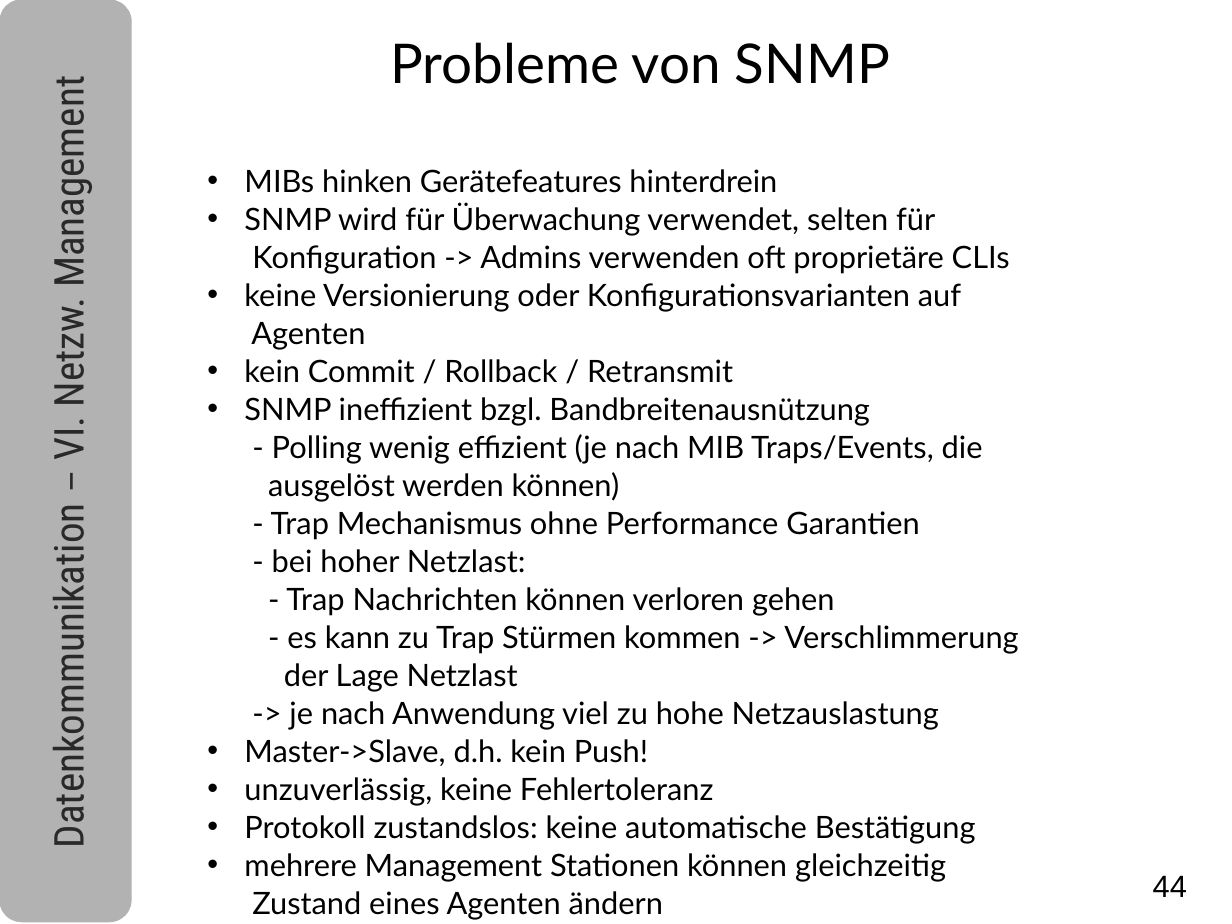
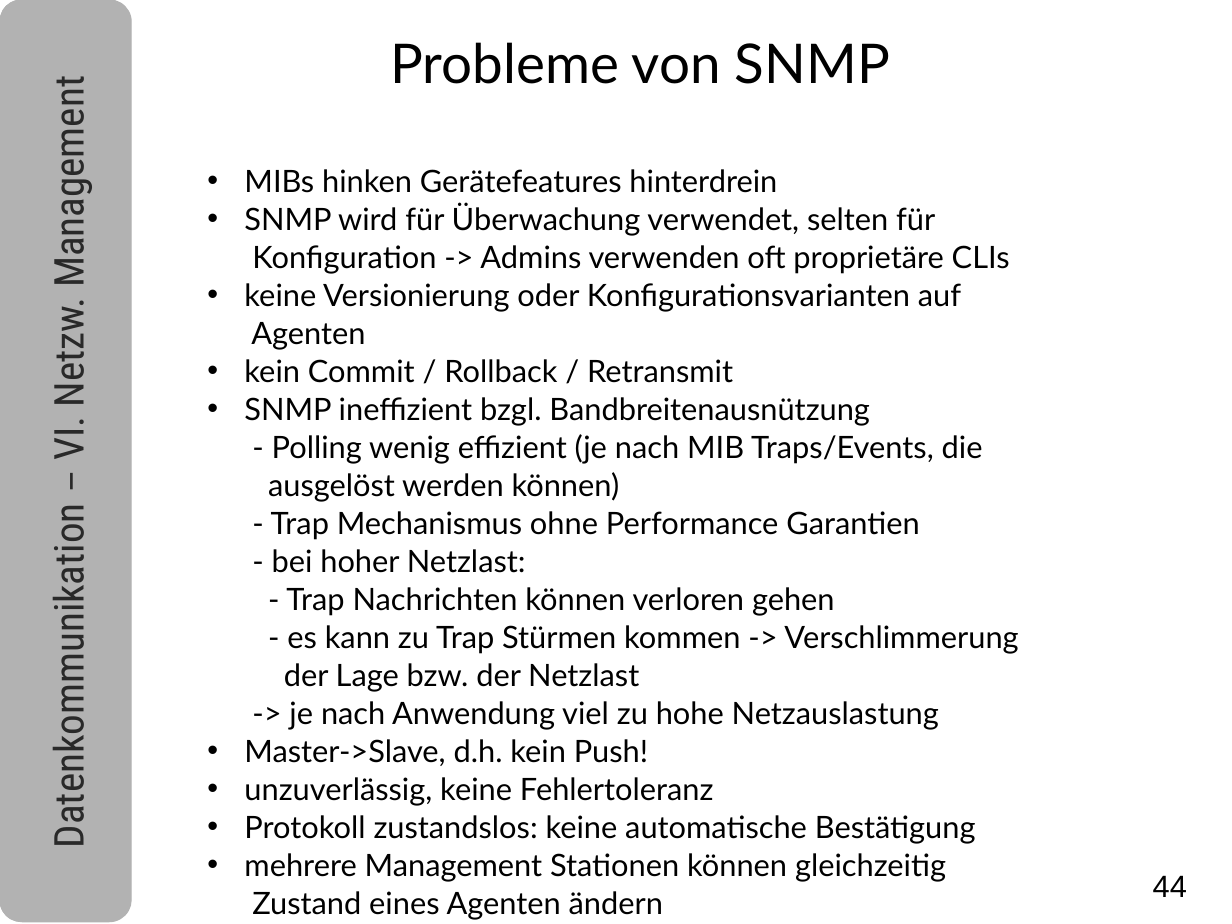
Before and after one commit to tpo/Datenkomm_Skripte, a slide deck: slide 44 of Datenkommunikation_6_Netzwerk_Management_V1.8.odp. Drawn at 1232x924 pixels with LibreOffice and Linux fonts; fonts in the diff are those of the drawing. Boxes give left, top, right and bottom in pixels: in the first picture for what was removed or moved away, otherwise in the second. Text is boxed around its words. In the diff, an @@ line names an element or a change of style, - is before the commit and + after.

```diff
--- a/Datenkommunikation_6_Netzwerk_Management_V1.8.odp
+++ b/Datenkommunikation_6_Netzwerk_Management_V1.8.odp
@@ text at [244,397,1018,730]: text changed @@
-• SNMP ineffizient bzgl. Bandbreitenausnützung
-  - Polling wenig effizient (je nach MIB Traps/Events, die
-  ausgelöst werden können)
-  - Trap Mechanismus ohne Performance Garantien
-  - bei hoher Netzlast:
-  - Trap Nachrichten können verloren gehen
-  - es kann zu Trap Stürmen kommen -> Verschlimmerung
-  der Lage Netzlast
-  -> je nach Anwendung viel zu hohe Netzauslastung
+• SNMP ineffizient bzgl. Bandbreitenausnützung
+  - Polling wenig effizient (je nach MIB Traps/Events, die
+  ausgelöst werden können)
+  - Trap Mechanismus ohne Performance Garantien
+  - bei hoher Netzlast:
+  - Trap Nachrichten können verloren gehen
+  - es kann zu Trap Stürmen kommen -> Verschlimmerung
+  der Lage bzw. der Netzlast
+  -> je nach Anwendung viel zu hohe Netzauslastung
```
Also in this commit, not shown: 13 other slides changed, 4 slides added.
